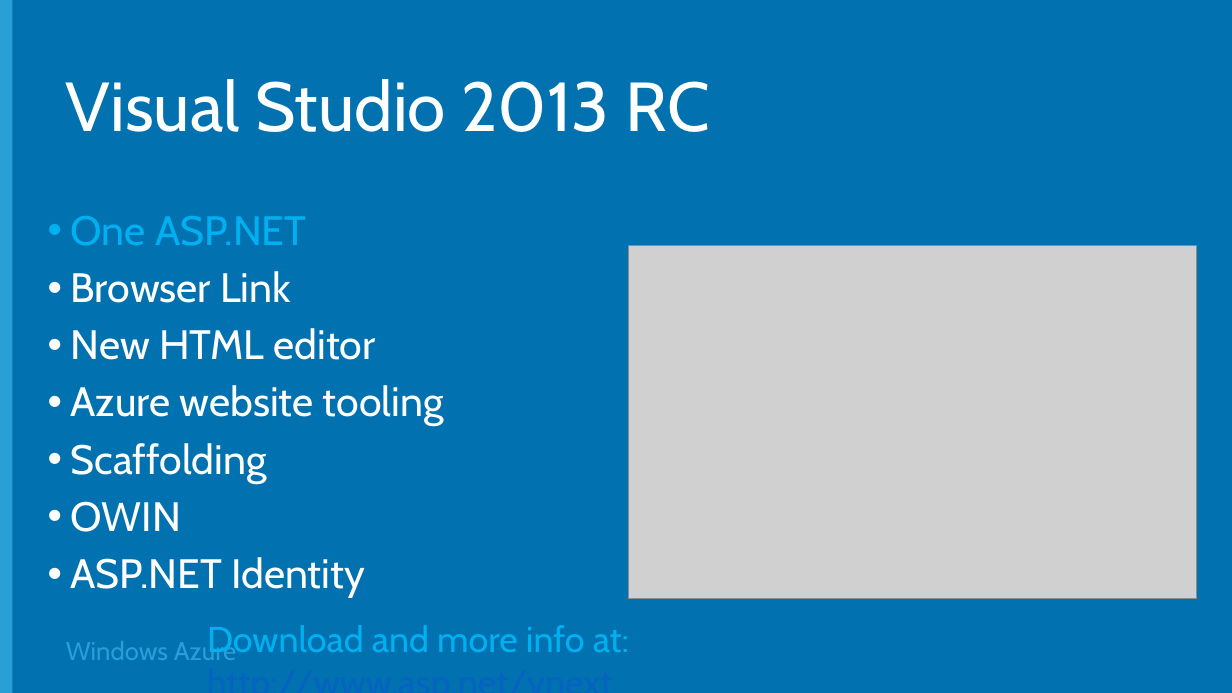
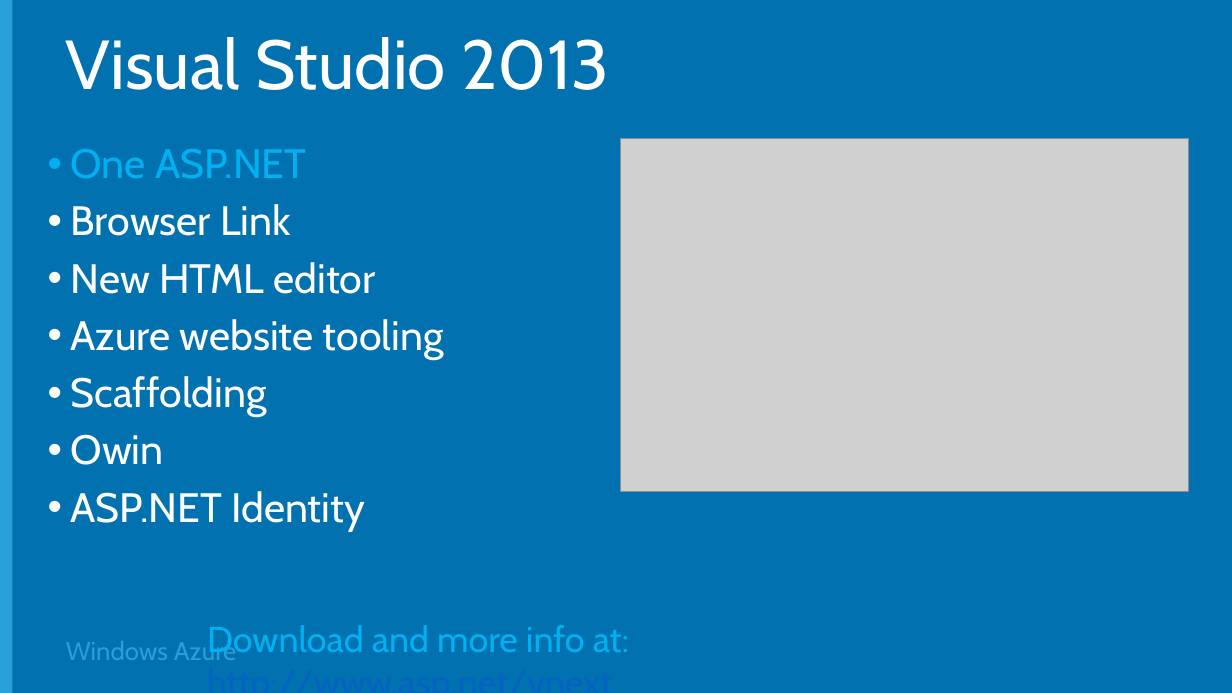
Before and after one commit to Microsoft-Web/DECK-ASPNET-and-VS-Web-Tooling, a slide deck: slide 11 of 2-ASPNET-and-VS-Web-Tooling.pptx. Drawn at 1232x693 pixels with LibreOffice and Linux fonts; fonts in the diff are those of the drawing; grey boxes stand for pictures; background and template pictures are left out. Boxes give left, top, right and bottom in pixels: in the first picture for what was removed or moved away, otherwise in the second. Text is boxed around its words. In the diff, an @@ line names an element or a change of style, - is before the commit and + after.

```diff
--- a/2-ASPNET-and-VS-Web-Tooling.pptx
+++ b/2-ASPNET-and-VS-Web-Tooling.pptx
@@ title at (66,37,609,90): text changed @@
-Visual Studio 2013 RC
+Visual Studio 2013
@@ text "One ASP.NET": place and size @@
-text "One ASP.NET" at (71,216,444,598)
+text "One ASP.NET" at (71,149,444,531)
@@ picture: place and size @@
-picture at (628,246,1197,599)
+picture at (621,139,1189,492)
@@ text at (71,434,164,465): text changed @@
-• OWIN
+• Owin
```
Also in this commit, not shown: 7 other slides changed, 1 slide added, 2 slides removed, 1 other file.
